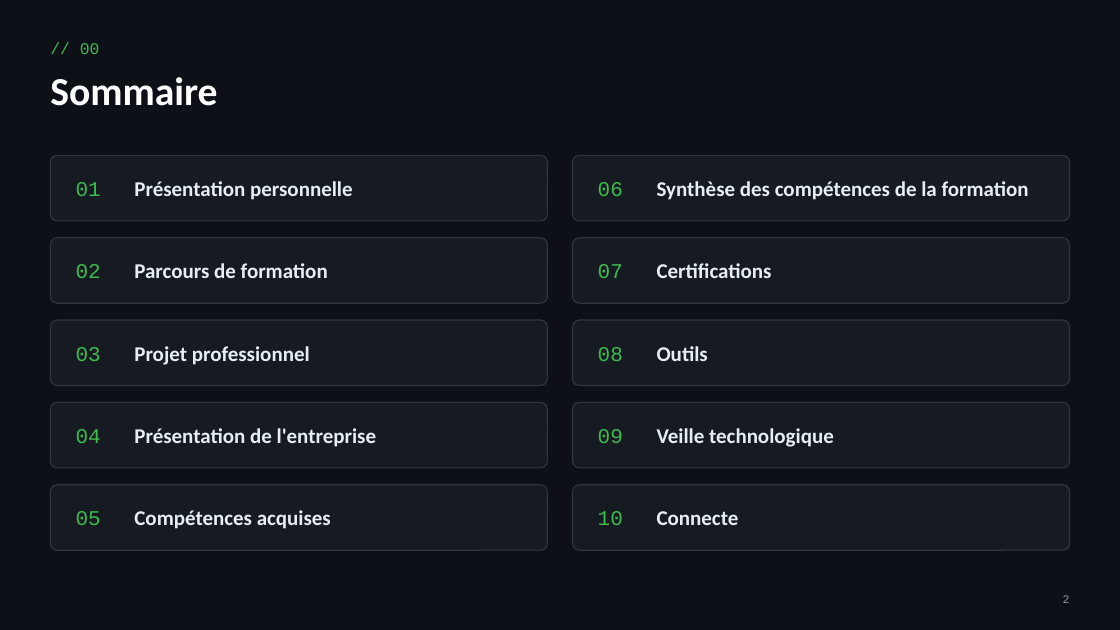
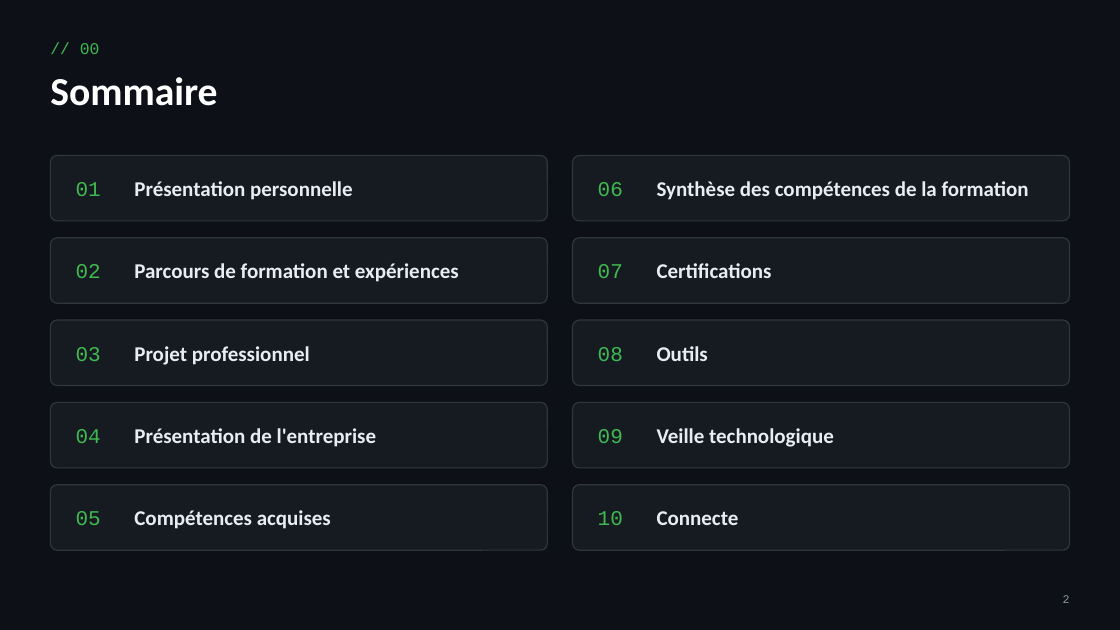
Before and after one commit to Thenoxbob/kyky, a slide deck: slide 2 of presentation/Presentation-BTS-SIO-SISR-Kylian-Grafeille.pptx. Drawn at 1120x630 pixels with LibreOffice and Linux fonts; fonts in the diff are those of the drawing. Boxes give left, top, right and bottom in pixels: in the first picture for what was removed or moved away, otherwise in the second. Text is boxed around its words. In the diff, an @@ line names an element or a change of style, - is before the commit and + after.

```diff
--- a/presentation/Presentation-BTS-SIO-SISR-Kylian-Grafeille.pptx
+++ b/presentation/Presentation-BTS-SIO-SISR-Kylian-Grafeille.pptx
@@ text at bbox=[134, 263, 459, 282]: text changed @@
-Parcours de formation
+Parcours de formation et expériences
```
Also in this commit, not shown: 12 other slides changed, 2 slides added, 6 other files.
